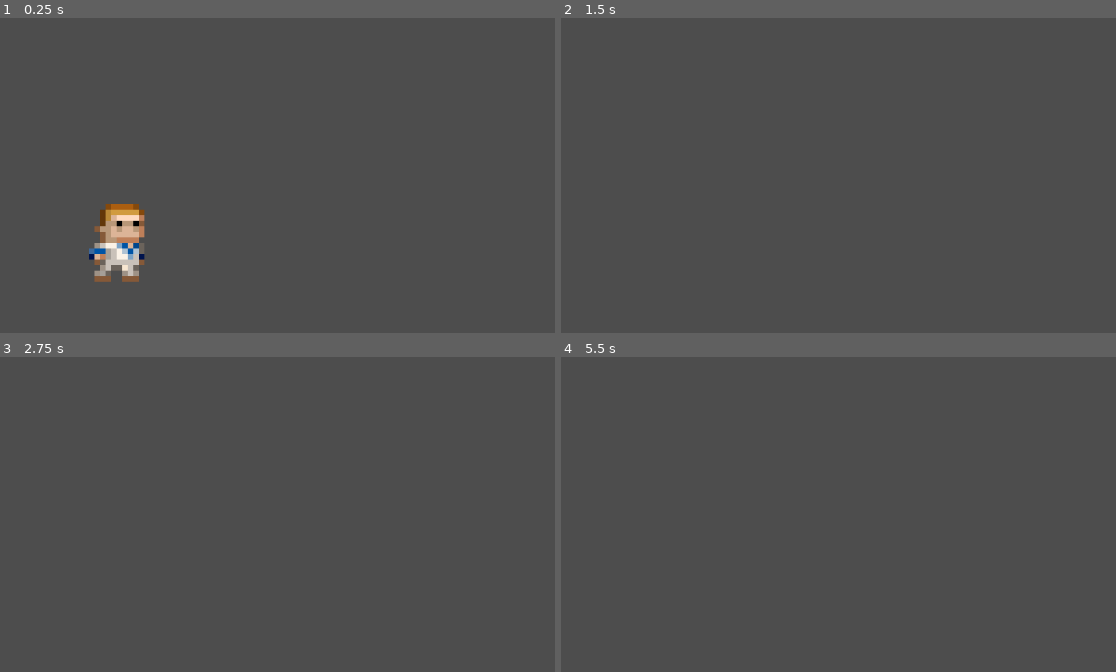
Above: before the commit, frames 1-4 (two rows, left to right).
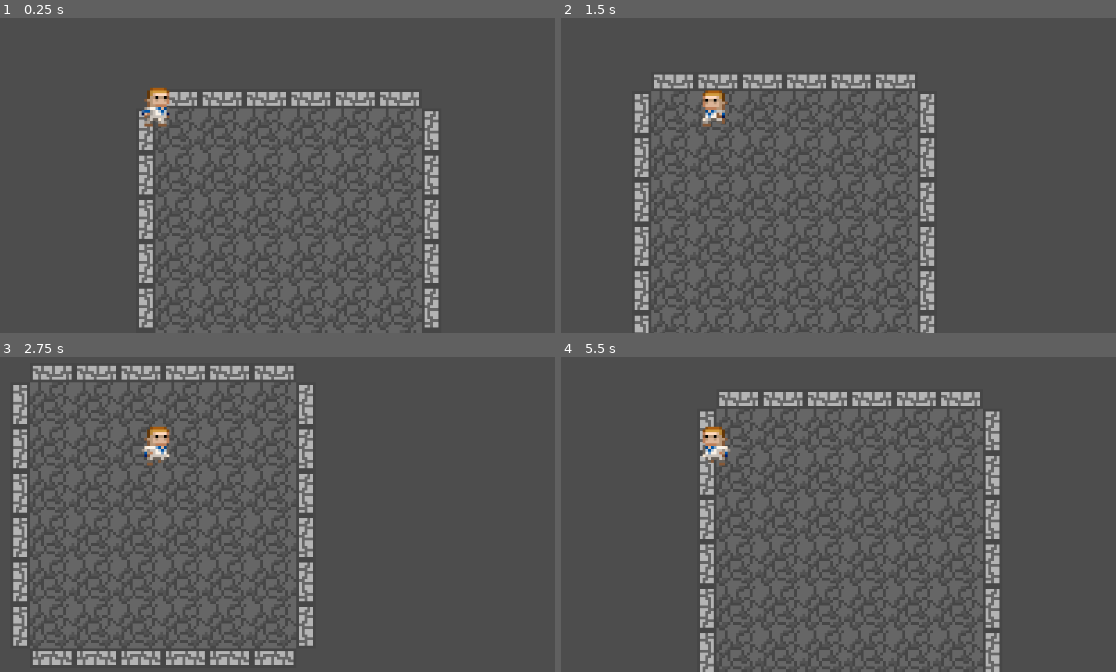
Above: after the commit, the same moments.

Repository: SimpleImpact/Mark-Of-Darkness
Game: Godot game, scene res://node_2d.tscn
Same seed, same stepped clock (60 frames per second), same inputs: the game is played once before the commit and once after it.
Inputs:
- Up to frame 1 (0.25 s): no input
- Up to frame 2 (1.5 s): tap Enter at 0.5 s; hold D (Right) 0.53-1.28 s; hold S (Down) from 1.28 s (still down)
- Up to frame 3 (2.75 s): release S (Down) at 2.03 s; hold D (Right) from 2.03 s (still down)
- Up to frame 4 (5.5 s): release D (Right) at 2.78 s; hold W (Up) 2.78-3.53 s; hold A (Left) 3.53-5.03 s; hold S (Down) from 5.03 s (still down)

The runs differ from the first frame. In frame 1, 24% of the frame differs, in the area x 16-80%, y 22-100%; in frame 2, 23%; in frame 3, 27%, in the area x 2-57%, y 2-98%; in frame 4, 25%.

Commit message:
Added a spawn room

Diff:
--- /dev/null
+++ b/Objects/cobble.tscn
@@ -0,0 +1,7 @@
+[gd_scene load_steps=2 format=3 uid="uid://c26nh0jchqs4u"]
+
+[ext_resource type="Texture2D" uid="uid://c8gr1tseri7t8" path="res://Sprites/CobbleFloor.png" id="1_emg6p"]
+
+[node name="Cobble" type="Sprite2D"]
+scale = Vector2(0.25, 0.25)
+texture = ExtResource("1_emg6p")
--- /dev/null
+++ b/Rooms/spawn_room_1.tscn
@@ -0,0 +1,499 @@
+[gd_scene load_steps=4 format=3 uid="uid://tl30q1pom403"]
+
+[ext_resource type="Texture2D" uid="uid://c8gr1tseri7t8" path="res://Sprites/CobbleFloor.png" id="1_5a6fv"]
+[ext_resource type="Texture2D" uid="uid://d4mukni1ssn3e" path="res://Sprites/Wall.png" id="2_dkfm2"]
+
+[sub_resource type="RectangleShape2D" id="RectangleShape2D_akjok"]
+size = Vector2(512, 512)
+
+[node name="SpawnRoom1" type="Node2D"]
+
+[node name="9x9 1" type="Node" parent="."]
+
+[node name="Cobble" type="Sprite2D" parent="9x9 1"]
+position = Vector2(64, 64)
+scale = Vector2(0.25, 0.25)
+texture = ExtResource("1_5a6fv")
+
+[node name="Cobble2" type="Sprite2D" parent="9x9 1"]
+position = Vector2(64, 320)
+scale = Vector2(0.25, 0.25)
+texture = ExtResource("1_5a6fv")
+
+[node name="Cobble3" type="Sprite2D" parent="9x9 1"]
+position = Vector2(320, 192)
+scale = Vector2(0.25, 0.25)
+texture = ExtResource("1_5a6fv")
+
+[node name="Cobble4" type="Sprite2D" parent="9x9 1"]
+position = Vector2(192, 192)
+scale = Vector2(0.25, 0.25)
+texture = ExtResource("1_5a6fv")
+
+[node name="Cobble5" type="Sprite2D" parent="9x9 1"]
+position = Vector2(64, 192)
+scale = Vector2(0.25, 0.25)
+texture = ExtResource("1_5a6fv")
+
+[node name="Cobble6" type="Sprite2D" parent="9x9 1"]
+position = Vector2(320, 64)
+scale = Vector2(0.25, 0.25)
+texture = ExtResource("1_5a6fv")
+
+[node name="Cobble7" type="Sprite2D" parent="9x9 1"]
+position = Vector2(192, 64)
+scale = Vector2(0.25, 0.25)
+texture = ExtResource("1_5a6fv")
+
+[node name="Cobble8" type="Sprite2D" parent="9x9 1"]
+position = Vector2(320, 320)
+scale = Vector2(0.25, 0.25)
+texture = ExtResource("1_5a6fv")
+
+[node name="Cobble9" type="Sprite2D" parent="9x9 1"]
+position = Vector2(192, 320)
+scale = Vector2(0.25, 0.25)
+texture = ExtResource("1_5a6fv")
+
+[node name="9x1 2" type="Node" parent="."]
+
+[node name="Cobble" type="Sprite2D" parent="9x1 2"]
+position = Vector2(448, 64)
+scale = Vector2(0.25, 0.25)
+texture = ExtResource("1_5a6fv")
+
+[node name="Cobble2" type="Sprite2D" parent="9x1 2"]
+position = Vector2(448, 320)
+scale = Vector2(0.25, 0.25)
+texture = ExtResource("1_5a6fv")
+
+[node name="Cobble3" type="Sprite2D" parent="9x1 2"]
+position = Vector2(704, 192)
+scale = Vector2(0.25, 0.25)
+texture = ExtResource("1_5a6fv")
+
+[node name="Cobble4" type="Sprite2D" parent="9x1 2"]
+position = Vector2(576, 192)
+scale = Vector2(0.25, 0.25)
+texture = ExtResource("1_5a6fv")
+
+[node name="Cobble5" type="Sprite2D" parent="9x1 2"]
+position = Vector2(448, 192)
+scale = Vector2(0.25, 0.25)
+texture = ExtResource("1_5a6fv")
+
+[node name="Cobble6" type="Sprite2D" parent="9x1 2"]
+position = Vector2(704, 64)
+scale = Vector2(0.25, 0.25)
+texture = ExtResource("1_5a6fv")
+
+[node name="Cobble7" type="Sprite2D" parent="9x1 2"]
+position = Vector2(576, 64)
+scale = Vector2(0.25, 0.25)
+texture = ExtResource("1_5a6fv")
+
+[node name="Cobble8" type="Sprite2D" parent="9x1 2"]
+position = Vector2(704, 320)
+scale = Vector2(0.25, 0.25)
+texture = ExtResource("1_5a6fv")
+
+[node name="Cobble9" type="Sprite2D" parent="9x1 2"]
+position = Vector2(576, 320)
+scale = Vector2(0.25, 0.25)
+texture = ExtResource("1_5a6fv")
+
+[node name="9x1 3" type="Node" parent="."]
+
+[node name="Cobble" type="Sprite2D" parent="9x1 3"]
+position = Vector2(64, 448)
+scale = Vector2(0.25, 0.25)
+texture = ExtResource("1_5a6fv")
+
+[node name="Cobble2" type="Sprite2D" parent="9x1 3"]
+position = Vector2(64, 704)
+scale = Vector2(0.25, 0.25)
+texture = ExtResource("1_5a6fv")
+
+[node name="Cobble3" type="Sprite2D" parent="9x1 3"]
+position = Vector2(320, 576)
+scale = Vector2(0.25, 0.25)
+texture = ExtResource("1_5a6fv")
+
+[node name="Cobble4" type="Sprite2D" parent="9x1 3"]
+position = Vector2(192, 576)
+scale = Vector2(0.25, 0.25)
+texture = ExtResource("1_5a6fv")
+
+[node name="Cobble5" type="Sprite2D" parent="9x1 3"]
+position = Vector2(64, 576)
+scale = Vector2(0.25, 0.25)
+texture = ExtResource("1_5a6fv")
+
+[node name="Cobble6" type="Sprite2D" parent="9x1 3"]
+position = Vector2(320, 448)
+scale = Vector2(0.25, 0.25)
+texture = ExtResource("1_5a6fv")
+
+[node name="Cobble7" type="Sprite2D" parent="9x1 3"]
+position = Vector2(192, 448)
+scale = Vector2(0.25, 0.25)
+texture = ExtResource("1_5a6fv")
+
+[node name="Cobble8" type="Sprite2D" parent="9x1 3"]
+position = Vector2(320, 704)
+scale = Vector2(0.25, 0.25)
+texture = ExtResource("1_5a6fv")
+
+[node name="Cobble9" type="Sprite2D" parent="9x1 3"]
+position = Vector2(192, 704)
+scale = Vector2(0.25, 0.25)
+texture = ExtResource("1_5a6fv")
+
+[node name="9x1 4" type="Node" parent="."]
+
+[node name="Cobble" type="Sprite2D" parent="9x1 4"]
+position = Vector2(448, 448)
+scale = Vector2(0.25, 0.25)
+texture = ExtResource("1_5a6fv")
+
+[node name="Cobble2" type="Sprite2D" parent="9x1 4"]
+position = Vector2(448, 704)
+scale = Vector2(0.25, 0.25)
+texture = ExtResource("1_5a6fv")
+
+[node name="Cobble3" type="Sprite2D" parent="9x1 4"]
+position = Vector2(704, 576)
+scale = Vector2(0.25, 0.25)
+texture = ExtResource("1_5a6fv")
+
+[node name="Cobble4" type="Sprite2D" parent="9x1 4"]
+position = Vector2(576, 576)
+scale = Vector2(0.25, 0.25)
+texture = ExtResource("1_5a6fv")
+
+[node name="Cobble5" type="Sprite2D" parent="9x1 4"]
+position = Vector2(448, 576)
+scale = Vector2(0.25, 0.25)
+texture = ExtResource("1_5a6fv")
+
+[node name="Cobble6" type="Sprite2D" parent="9x1 4"]
+position = Vector2(704, 448)
+scale = Vector2(0.25, 0.25)
+texture = ExtResource("1_5a6fv")
+
+[node name="Cobble7" type="Sprite2D" parent="9x1 4"]
+position = Vector2(576, 448)
+scale = Vector2(0.25, 0.25)
+texture = ExtResource("1_5a6fv")
+
+[node name="Cobble8" type="Sprite2D" parent="9x1 4"]
+position = Vector2(704, 704)
+scale = Vector2(0.25, 0.25)
+texture = ExtResource("1_5a6fv")
+
+[node name="Cobble9" type="Sprite2D" parent="9x1 4"]
+position = Vector2(576, 704)
+scale = Vector2(0.25, 0.25)
+texture = ExtResource("1_5a6fv")
+
+[node name="Top Wall" type="Node" parent="."]
+
+[node name="Wall" type="Area2D" parent="Top Wall"]
+position = Vector2(64, -64)
+scale = Vector2(0.25, 0.25)
+
+[node name="CollisionShape2D" type="CollisionShape2D" parent="Top Wall/Wall"]
+shape = SubResource("RectangleShape2D_akjok")
+
+[node name="Wall" type="Sprite2D" parent="Top Wall/Wall"]
+texture = ExtResource("2_dkfm2")
+
+[node name="Wall2" type="Area2D" parent="Top Wall"]
+position = Vector2(704, -64)
+scale = Vector2(0.25, 0.25)
+
+[node name="CollisionShape2D" type="CollisionShape2D" parent="Top Wall/Wall2"]
+shape = SubResource("RectangleShape2D_akjok")
+
+[node name="Wall" type="Sprite2D" parent="Top Wall/Wall2"]
+texture = ExtResource("2_dkfm2")
+
+[node name="Wall3" type="Area2D" parent="Top Wall"]
+position = Vector2(576, -64)
+scale = Vector2(0.25, 0.25)
+
+[node name="CollisionShape2D" type="CollisionShape2D" parent="Top Wall/Wall3"]
+shape = SubResource("RectangleShape2D_akjok")
+
+[node name="Wall" type="Sprite2D" parent="Top Wall/Wall3"]
+texture = ExtResource("2_dkfm2")
+
+[node name="Wall4" type="Area2D" parent="Top Wall"]
+position = Vector2(448, -64)
+scale = Vector2(0.25, 0.25)
+
+[node name="CollisionShape2D" type="CollisionShape2D" parent="Top Wall/Wall4"]
+shape = SubResource("RectangleShape2D_akjok")
+
+[node name="Wall" type="Sprite2D" parent="Top Wall/Wall4"]
+texture = ExtResource("2_dkfm2")
+
+[node name="Wall5" type="Area2D" parent="Top Wall"]
+position = Vector2(320, -64)
+scale = Vector2(0.25, 0.25)
+
+[node name="CollisionShape2D" type="CollisionShape2D" parent="Top Wall/Wall5"]
+shape = SubResource("RectangleShape2D_akjok")
+
+[node name="Wall" type="Sprite2D" parent="Top Wall/Wall5"]
+texture = ExtResource("2_dkfm2")
+
+[node name="Wall6" type="Area2D" parent="Top Wall"]
+position = Vector2(192, -64)
+scale = Vector2(0.25, 0.25)
+
+[node name="CollisionShape2D" type="CollisionShape2D" parent="Top Wall/Wall6"]
+shape = SubResource("RectangleShape2D_akjok")
+
+[node name="Wall" type="Sprite2D" parent="Top Wall/Wall6"]
+texture = ExtResource("2_dkfm2")
+
+[node name="Bottom Wall" type="Node" parent="."]
+
+[node name="Wall" type="Area2D" parent="Bottom Wall"]
+position = Vector2(64, 832)
+rotation = 1.5708
+scale = Vector2(0.25, 0.25)
+
+[node name="CollisionShape2D" type="CollisionShape2D" parent="Bottom Wall/Wall"]
+rotation = 1.5708
+shape = SubResource("RectangleShape2D_akjok")
+
+[node name="Wall" type="Sprite2D" parent="Bottom Wall/Wall"]
+rotation = 1.5708
+texture = ExtResource("2_dkfm2")
+
+[node name="Wall2" type="Area2D" parent="Bottom Wall"]
+position = Vector2(704, 832)
+rotation = 1.5708
+scale = Vector2(0.25, 0.25)
+
+[node name="CollisionShape2D" type="CollisionShape2D" parent="Bottom Wall/Wall2"]
+rotation = 1.5708
+shape = SubResource("RectangleShape2D_akjok")
+
+[node name="Wall" type="Sprite2D" parent="Bottom Wall/Wall2"]
+rotation = 1.5708
+texture = ExtResource("2_dkfm2")
+
+[node name="Wall3" type="Area2D" parent="Bottom Wall"]
+position = Vector2(576, 832)
+rotation = 1.5708
+scale = Vector2(0.25, 0.25)
+
+[node name="CollisionShape2D" type="CollisionShape2D" parent="Bottom Wall/Wall3"]
+rotation = 1.5708
+shape = SubResource("RectangleShape2D_akjok")
+
+[node name="Wall" type="Sprite2D" parent="Bottom Wall/Wall3"]
+rotation = 1.5708
+texture = ExtResource("2_dkfm2")
+
+[node name="Wall4" type="Area2D" parent="Bottom Wall"]
+position = Vector2(448, 832)
+rotation = 1.5708
+scale = Vector2(0.25, 0.25)
+
+[node name="CollisionShape2D" type="CollisionShape2D" parent="Bottom Wall/Wall4"]
+rotation = 1.5708
+shape = SubResource("RectangleShape2D_akjok")
+
+[node name="Wall" type="Sprite2D" parent="Bottom Wall/Wall4"]
+rotation = 1.5708
+texture = ExtResource("2_dkfm2")
+
+[node name="Wall5" type="Area2D" parent="Bottom Wall"]
+position = Vector2(320, 832)
+rotation = 1.5708
+scale = Vector2(0.25, 0.25)
+
+[node name="CollisionShape2D" type="CollisionShape2D" parent="Bottom Wall/Wall5"]
+rotation = 1.5708
+shape = SubResource("RectangleShape2D_akjok")
+
+[node name="Wall" type="Sprite2D" parent="Bottom Wall/Wall5"]
+rotation = 1.5708
+texture = ExtResource("2_dkfm2")
+
+[node name="Wall6" type="Area2D" parent="Bottom Wall"]
+position = Vector2(192, 832)
+rotation = 1.5708
+scale = Vector2(0.25, 0.25)
+
+[node name="CollisionShape2D" type="CollisionShape2D" parent="Bottom Wall/Wall6"]
+rotation = 1.5708
+shape = SubResource("RectangleShape2D_akjok")
+
+[node name="Wall" type="Sprite2D" parent="Bottom Wall/Wall6"]
+rotation = 1.5708
+texture = ExtResource("2_dkfm2")
+
+[node name="Right Wall" type="Node" parent="."]
+
+[node name="Wall" type="Area2D" parent="Right Wall"]
+position = Vector2(832, 64)
+rotation = 0.785398
+scale = Vector2(0.25, 0.25)
+
+[node name="CollisionShape2D" type="CollisionShape2D" parent="Right Wall/Wall"]
+rotation = 0.785398
+shape = SubResource("RectangleShape2D_akjok")
+
+[node name="Wall" type="Sprite2D" parent="Right Wall/Wall"]
+rotation = 0.785398
+texture = ExtResource("2_dkfm2")
+
+[node name="Wall2" type="Area2D" parent="Right Wall"]
+position = Vector2(832, 192)
+rotation = 0.785398
+scale = Vector2(0.25, 0.25)
+
+[node name="CollisionShape2D" type="CollisionShape2D" parent="Right Wall/Wall2"]
+rotation = 0.785398
+shape = SubResource("RectangleShape2D_akjok")
+
+[node name="Wall" type="Sprite2D" parent="Right Wall/Wall2"]
+rotation = 0.785398
+texture = ExtResource("2_dkfm2")
+
+[node name="Wall3" type="Area2D" parent="Right Wall"]
+position = Vector2(832, 320)
+rotation = 0.785398
+scale = Vector2(0.25, 0.25)
+
+[node name="CollisionShape2D" type="CollisionShape2D" parent="Right Wall/Wall3"]
+rotation = 0.785398
+shape = SubResource("RectangleShape2D_akjok")
+
+[node name="Wall" type="Sprite2D" parent="Right Wall/Wall3"]
+rotation = 0.785398
+texture = ExtResource("2_dkfm2")
+
+[node name="Wall4" type="Area2D" parent="Right Wall"]
+position = Vector2(832, 448)
+rotation = 0.785398
+scale = Vector2(0.25, 0.25)
+
+[node name="CollisionShape2D" type="CollisionShape2D" parent="Right Wall/Wall4"]
+rotation = 0.785398
+shape = SubResource("RectangleShape2D_akjok")
+
+[node name="Wall" type="Sprite2D" parent="Right Wall/Wall4"]
+rotation = 0.785398
+texture = ExtResource("2_dkfm2")
+
+[node name="Wall5" type="Area2D" parent="Right Wall"]
+position = Vector2(832, 576)
+rotation = 0.785398
+scale = Vector2(0.25, 0.25)
+
+[node name="CollisionShape2D" type="CollisionShape2D" parent="Right Wall/Wall5"]
+rotation = 0.785398
+shape = SubResource("RectangleShape2D_akjok")
+
+[node name="Wall" type="Sprite2D" parent="Right Wall/Wall5"]
+rotation = 0.785398
+texture = ExtResource("2_dkfm2")
+
+[node name="Wall6" type="Area2D" parent="Right Wall"]
+position = Vector2(832, 704)
+rotation = 0.785398
+scale = Vector2(0.25, 0.25)
+
+[node name="CollisionShape2D" type="CollisionShape2D" parent="Right Wall/Wall6"]
+rotation = 0.785398
+shape = SubResource("RectangleShape2D_akjok")
+
+[node name="Wall" type="Sprite2D" parent="Right Wall/Wall6"]
+rotation = 0.785398
+texture = ExtResource("2_dkfm2")
+
+[node name="Left Wall" type="Node" parent="."]
+
+[node name="Wall" type="Area2D" parent="Left Wall"]
+position = Vector2(-64, 64)
+rotation = -0.785398
+scale = Vector2(0.25, 0.25)
+
+[node name="CollisionShape2D" type="CollisionShape2D" parent="Left Wall/Wall"]
+rotation = -0.785398
+shape = SubResource("RectangleShape2D_akjok")
+
+[node name="Wall" type="Sprite2D" parent="Left Wall/Wall"]
+rotation = -0.785398
+texture = ExtResource("2_dkfm2")
+
+[node name="Wall2" type="Area2D" parent="Left Wall"]
+position = Vector2(-64, 192)
+rotation = -0.785398
+scale = Vector2(0.25, 0.25)
+
+[node name="CollisionShape2D" type="CollisionShape2D" parent="Left Wall/Wall2"]
+rotation = -0.785398
+shape = SubResource("RectangleShape2D_akjok")
+
+[node name="Wall" type="Sprite2D" parent="Left Wall/Wall2"]
+rotation = -0.785398
+texture = ExtResource("2_dkfm2")
+
+[node name="Wall3" type="Area2D" parent="Left Wall"]
+position = Vector2(-64, 320)
+rotation = -0.785398
+scale = Vector2(0.25, 0.25)
+
+[node name="CollisionShape2D" type="CollisionShape2D" parent="Left Wall/Wall3"]
+rotation = -0.785398
+shape = SubResource("RectangleShape2D_akjok")
+
+[node name="Wall" type="Sprite2D" parent="Left Wall/Wall3"]
+rotation = -0.785398
+texture = ExtResource("2_dkfm2")
+
+[node name="Wall4" type="Area2D" parent="Left Wall"]
+position = Vector2(-63.9999, 448)
+rotation = -0.785398
+scale = Vector2(0.25, 0.25)
+
+[node name="CollisionShape2D" type="CollisionShape2D" parent="Left Wall/Wall4"]
+rotation = -0.785398
+shape = SubResource("RectangleShape2D_akjok")
+
+[node name="Wall" type="Sprite2D" parent="Left Wall/Wall4"]
+rotation = -0.785398
+texture = ExtResource("2_dkfm2")
+
+[node name="Wall5" type="Area2D" parent="Left Wall"]
+position = Vector2(-64, 576)
+rotation = -0.785398
+scale = Vector2(0.25, 0.25)
+
+[node name="CollisionShape2D" type="CollisionShape2D" parent="Left Wall/Wall5"]
+rotation = -0.785398
+shape = SubResource("RectangleShape2D_akjok")
+
+[node name="Wall" type="Sprite2D" parent="Left Wall/Wall5"]
+rotation = -0.785398
+texture = ExtResource("2_dkfm2")
+
+[node name="Wall6" type="Area2D" parent="Left Wall"]
+position = Vector2(-64, 704)
+rotation = -0.785398
+scale = Vector2(0.25, 0.25)
+
+[node name="CollisionShape2D" type="CollisionShape2D" parent="Left Wall/Wall6"]
+rotation = -0.785398
+shape = SubResource("RectangleShape2D_akjok")
+
+[node name="Wall" type="Sprite2D" parent="Left Wall/Wall6"]
+rotation = -0.785398
+texture = ExtResource("2_dkfm2")
--- a/Scripts/AnimationControler.gd
+++ b/Scripts/AnimationControler.gd
@@ -12,16 +12,16 @@
 # Called every frame. 'delta' is the elapsed time since the previous frame.
 func _process(_delta: float) -> void:
 
-	if Input.is_action_pressed("Up") and Input.is_action_pressed("Left"):
+	if Input.is_action_pressed("Up") and Input.is_action_pressed("Down"):
+		_animated_sprite.play("Rouge Idle")
+	elif Input.is_action_pressed("Right") and Input.is_action_pressed("Left"):
+		_animated_sprite.play("Rouge Idle")
+	elif Input.is_action_pressed("Up") and Input.is_action_pressed("Left"):
 		_animated_sprite.play("Rouge Run Left")
 	elif Input.is_action_pressed("Right") or Input.is_action_pressed("Up"):
 		_animated_sprite.play("Rouge Run Right")
 	elif Input.is_action_pressed("Left") or Input.is_action_pressed("Down"):
 		_animated_sprite.play("Rouge Run Left")
-	elif Input.is_action_pressed("Right") and Input.is_action_pressed("Left"):
-		_animated_sprite.play("Rouge Idle")
-	elif Input.is_action_pressed("Up") and Input.is_action_pressed("Down"):
-		_animated_sprite.play("Rouge Idle")
 	else:
 		_animated_sprite.play("Rouge Idle")
 	pass
--- /dev/null
+++ b/Scripts/FloorGen.gd
@@ -0,0 +1,13 @@
+extends Node
+var Spawn_room: PackedScene = preload("res://Rooms/spawn_room_1.tscn")
+
+# Called when the node enters the scene tree for the first time.
+func _ready() -> void:
+	var spawn = Spawn_room.instantiate()
+	add_child(spawn)
+	pass # Replace with function body.
+
+
+# Called every frame. 'delta' is the elapsed time since the previous frame.
+func _process(_delta: float) -> void:
+	pass
--- a/Scripts/Movement.gd
+++ b/Scripts/Movement.gd
@@ -2,7 +2,7 @@
 
 var change = Vector2(0, 0)
 var pos = self.position
-var speed = 10
+var speed = 5
 var delta: float
 
 var left
@@ -34,3 +34,4 @@
 	if down: change.y += 50
 
 	self.position += change * speed * delta
+	change = Vector2(0, 0)
--- a/node_2d.tscn
+++ b/node_2d.tscn
@@ -1,9 +1,10 @@
-[gd_scene load_steps=21 format=3 uid="uid://c0wsv0wn7obag"]
+[gd_scene load_steps=22 format=3 uid="uid://c0wsv0wn7obag"]
 
 [ext_resource type="Texture2D" uid="uid://bifcuycrhu4v2" path="res://Sprites/rogueFlipped.png" id="1_dgash"]
 [ext_resource type="Texture2D" uid="uid://bwwvuafk8l37c" path="res://Sprites/rogue.png" id="1_o3uii"]
 [ext_resource type="Script" path="res://Scripts/AnimationControler.gd" id="1_rjv25"]
 [ext_resource type="Script" path="res://Scripts/Movement.gd" id="2_c7buy"]
+[ext_resource type="Script" path="res://Scripts/FloorGen.gd" id="5_abbcs"]
 
 [sub_resource type="AtlasTexture" id="AtlasTexture_jqpu3"]
 atlas = ExtResource("1_o3uii")
@@ -122,17 +123,25 @@
 }]
 
 [sub_resource type="RectangleShape2D" id="RectangleShape2D_ikngf"]
+size = Vector2(96, 120)
 
 [node name="Node2D" type="Node2D"]
+script = ExtResource("5_abbcs")
 
 [node name="CharacterBody2D" type="CharacterBody2D" parent="."]
 script = ExtResource("1_rjv25")
 
 [node name="Player" type="AnimatedSprite2D" parent="CharacterBody2D"]
-position = Vector2(520, 514)
+z_index = 1
+position = Vector2(0, -8)
 sprite_frames = SubResource("SpriteFrames_xfc0c")
 animation = &"Rouge Idle"
 script = ExtResource("2_c7buy")
 
+[node name="Camera2D" type="Camera2D" parent="CharacterBody2D/Player"]
+position = Vector2(0, 8)
+zoom = Vector2(0.5, 0.5)
+
 [node name="CollisionShape2D" type="CollisionShape2D" parent="CharacterBody2D"]
+position = Vector2(0, -4)
 shape = SubResource("RectangleShape2D_ikngf")
Binary file added: Sprites/CobbleFloor.png
Not shown, changed: Sprites/CobbleFloor.png.import
Binary file added: Sprites/Wall.png
Not shown, changed: Sprites/Wall.png.import
Binary file removed: Sprites/rougePlayer Left.png
Binary file removed: Sprites/rougePlayer Right.png
Not shown, removed: Sprites/rougePlayer Right.png.import
Not shown, removed: Sprites/rougePlayer.png.import
